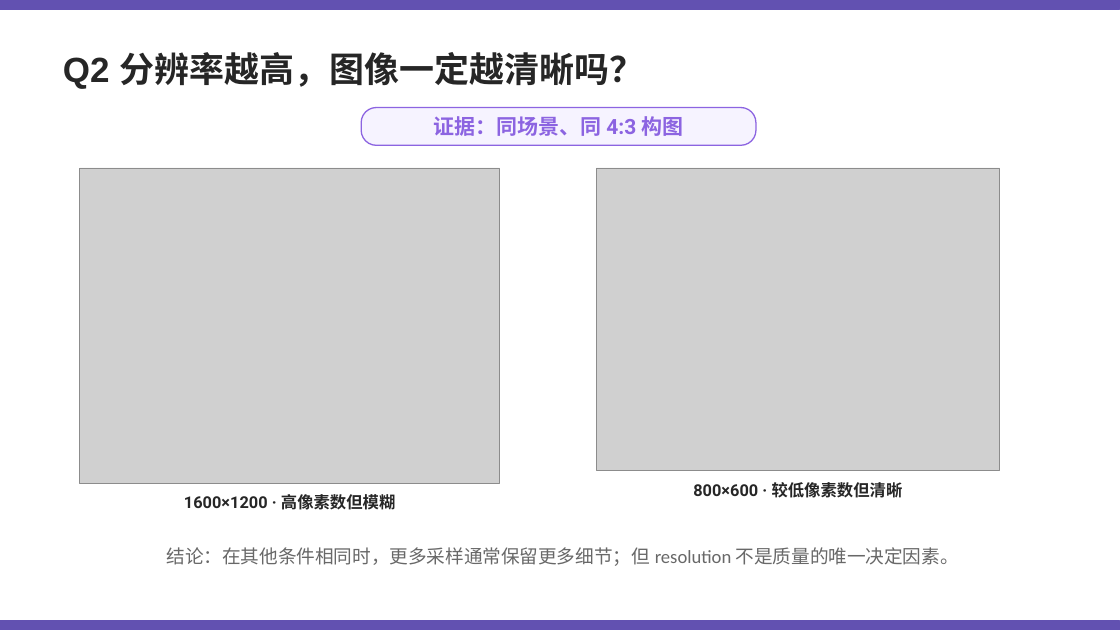
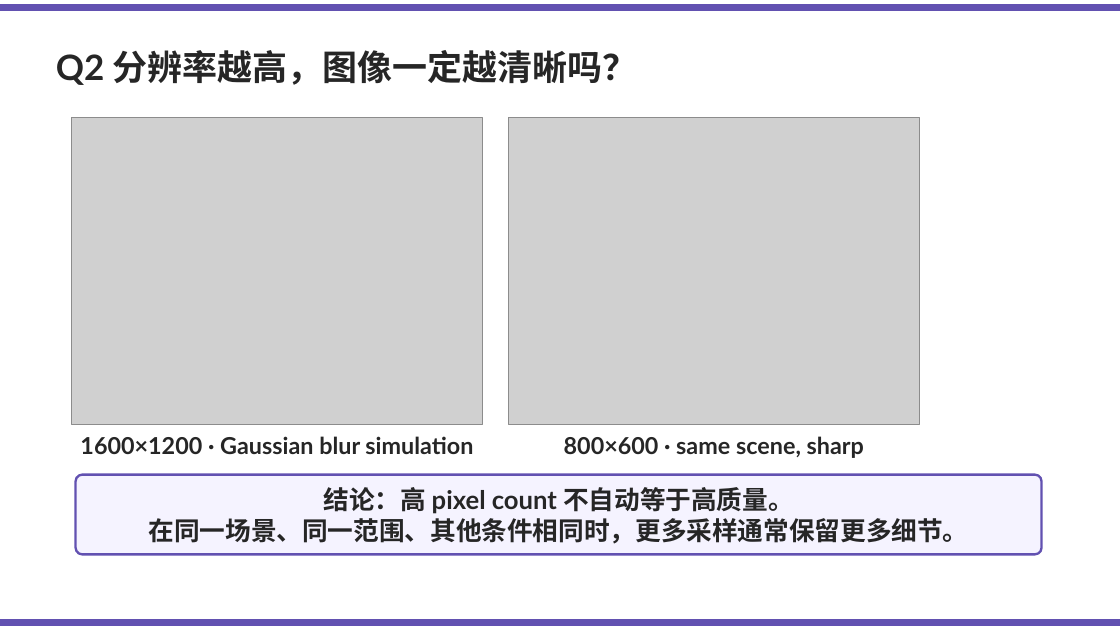
Before and after one commit to Kunonepeng/shtick, a slide deck: slide 9 of 1-2-encoding/1-2-3-image-encoding/image-encoding-v1.pptx (slide 7 before the commit). Drawn at 1120x630 pixels with LibreOffice and Linux fonts; fonts in the diff are those of the drawing; grey boxes stand for pictures. Boxes give left, top, right and bottom in pixels: in the first picture for what was removed or moved away, otherwise in the second. Text is boxed around its words. In the diff, an @@ line names an element or a change of style, - is before the commit and + after.

```diff
--- a/1-2-encoding/1-2-3-image-encoding/image-encoding-v1.pptx
+++ b/1-2-encoding/1-2-3-image-encoding/image-encoding-v1.pptx
@@ rectangle: place and size @@
-rectangle at (0,0,1120,9)
+rectangle at (0,4,1120,11)
@@ text "Q2 分辨率越高，图像一定越清晰吗？" at (56,50,638,85): font Arial to Lato @@
@@ picture: place and size @@
-picture at (80,168,500,483)
+picture at (71,118,483,424)
@@ rounded rectangle removed at (361,108,756,145) @@
@@ text removed at (434,116,684,136) @@
-证据：同场景、同 4:3 构图
@@ picture: place and size @@
-picture at (597,168,1000,471)
+picture at (508,118,920,424)
@@ text added at (80,436,473,454), 20 pt, text #262626, bold @@
+1600×1200 · Gaussian blur simulation
@@ text added at (564,436,864,458), 20 pt, text #262626, bold @@
+800×600 · same scene, sharp
@@ rounded rectangle added at (76,475,1042,555), fill #F5F3FF, outline #6251B1 2 pt @@
@@ text at (149,487,969,544): text changed; size 16 to 22 pt; font Calibri to Lato; text colour #686868 to #262626; bold on @@
-结论：在其他条件相同时，更多采样通常保留更多细节；但 resolution 不是质量的唯一决定因素。
+结论：高 pixel count 不自动等于高质量。
+在同一场景、同一范围、其他条件相同时，更多采样通常保留更多细节。
@@ text removed at (184,494,395,510) @@
-1600×1200 · 高像素数但模糊
@@ text removed at (693,482,903,498) @@
-800×600 · 较低像素数但清晰
@@ rectangle: place and size @@
-rectangle at (0,621,1120,630)
+rectangle at (0,619,1120,626)
```
Also in this commit, not shown: 22 other slides changed, 3 slides added, 1 slide removed, 8 other files.
